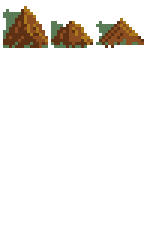
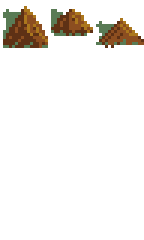
Two versions of the same layered image (144x240). Layer-by-layer changes:
painted on "Ebene 3 Kopie 5" over box(51, 9, 93, 48)
painted on "shadows" over box(51, 9, 87, 48)
